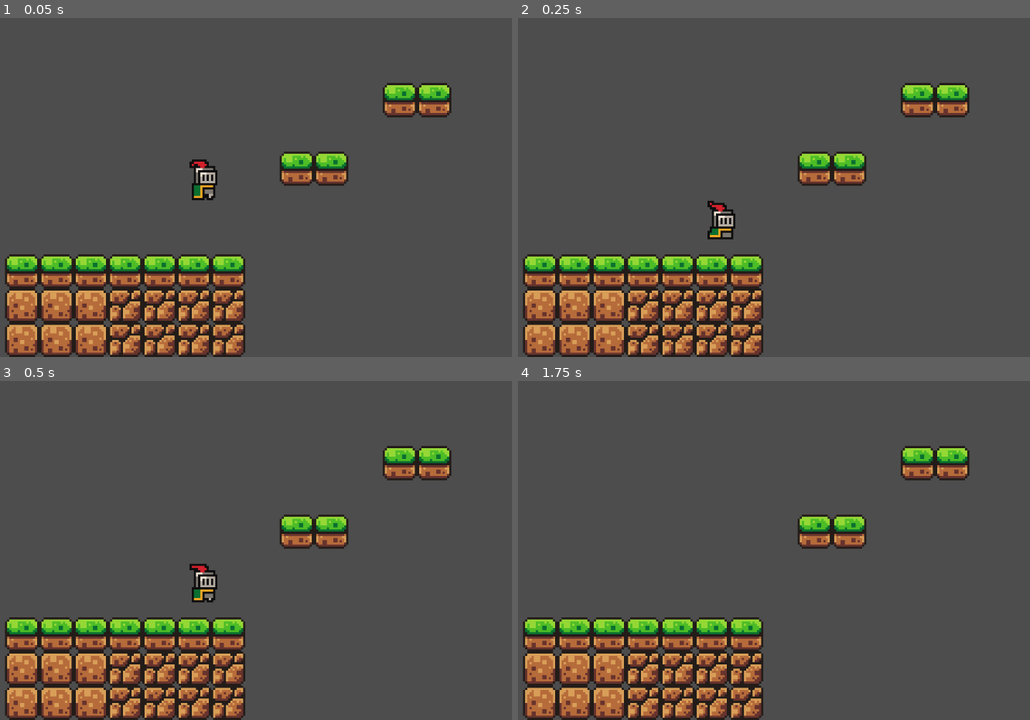
Above: before the commit, frames 1-4 (two rows, left to right).
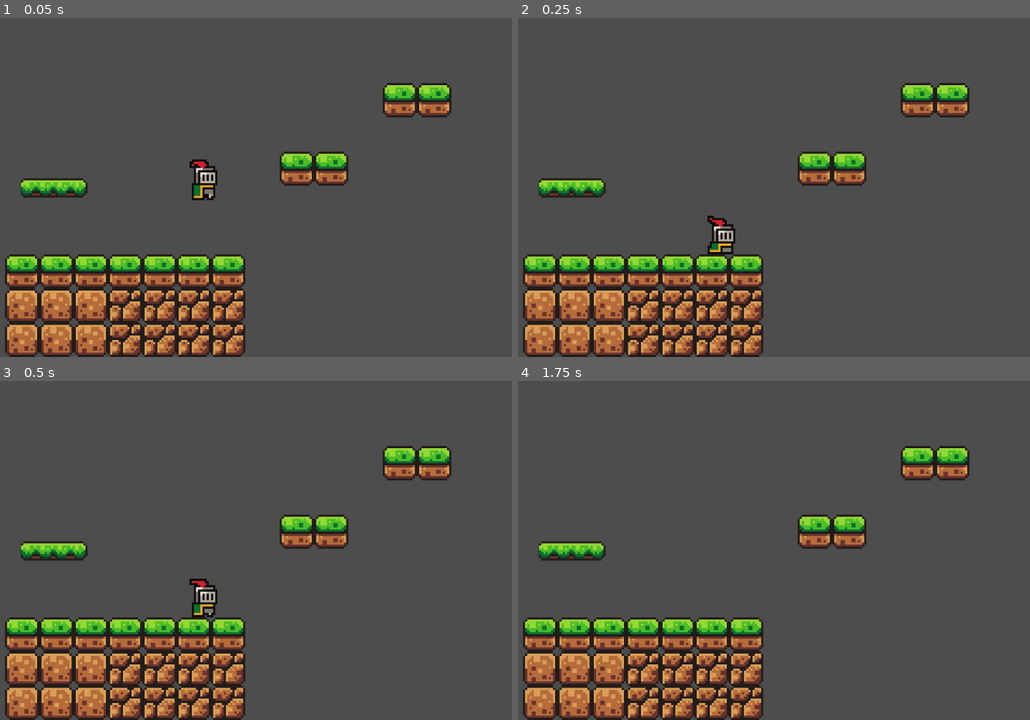
Above: after the commit, the same moments.

Repository: aldair-ai/my-first-godot-game
Game: Godot game, scene res://scenes/game.tscn
The game is run twice, just before and just after one commit, with the same random seed, the same clock (stepped at 60 frames per second) and the same inputs.
Inputs:
- Up to frame 1 (0.05 s): no input
- Up to frame 2 (0.25 s): no input
- Up to frame 3 (0.5 s): no input
- Up to frame 4 (1.75 s): tap Enter (ui_accept) at 0.5, 0.77, 1.52 s; hold Right (ui_right) from 0.53 s (still down)

The runs differ from the first frame. In frame 1, 0.7% of the frame differs, in the area x 4-18%, y 47-54%; in frame 2, 1.4%, in the area x 4-43%, y 47-70%; in frame 3, 1.4%; in frame 4, 0.7%.

Commit message:
feat: platform added

Diff:
--- a/scenes/game.tscn
+++ b/scenes/game.tscn
@@ -2,6 +2,7 @@
 
 [ext_resource type="PackedScene" uid="uid://b3ulpabg806oy" path="res://scenes/player.tscn" id="1_uwrxv"]
 [ext_resource type="Texture2D" uid="uid://c43u7jyywped" path="res://assets/sprites/world_tileset.png" id="2_yqjtg"]
+[ext_resource type="PackedScene" uid="uid://dbi7e4k5gyc0d" path="res://scenes/platform.tscn" id="3_lnu2h"]
 
 [sub_resource type="WorldBoundaryShape2D" id="WorldBoundaryShape2D_uwrxv"]
 
@@ -168,6 +169,44 @@
 physics_layer_0/collision_layer = 1
 sources/0 = SubResource("TileSetAtlasSource_lnu2h")
 
+[sub_resource type="Animation" id="Animation_lnu2h"]
+length = 0.001
+tracks/0/type = "value"
+tracks/0/imported = false
+tracks/0/enabled = true
+tracks/0/path = NodePath(".:position")
+tracks/0/interp = 1
+tracks/0/loop_wrap = true
+tracks/0/keys = {
+"times": PackedFloat32Array(0),
+"transitions": PackedFloat32Array(1),
+"update": 0,
+"values": [Vector2(276, 116)]
+}
+
+[sub_resource type="Animation" id="Animation_lbhrr"]
+resource_name = "move"
+length = 1.9
+loop_mode = 2
+tracks/0/type = "value"
+tracks/0/imported = false
+tracks/0/enabled = true
+tracks/0/path = NodePath(".:position")
+tracks/0/interp = 1
+tracks/0/loop_wrap = true
+tracks/0/keys = {
+"times": PackedFloat32Array(0, 1),
+"transitions": PackedFloat32Array(1, 1),
+"update": 0,
+"values": [Vector2(276, 116), Vector2(361, 80)]
+}
+
+[sub_resource type="AnimationLibrary" id="AnimationLibrary_iywne"]
+_data = {
+&"RESET": SubResource("Animation_lnu2h"),
+&"move": SubResource("Animation_lbhrr")
+}
+
 [node name="Game" type="Node2D" unique_id=2073773186]
 
 [node name="Player" parent="." unique_id=820864138 instance=ExtResource("1_uwrxv")]
@@ -180,9 +219,18 @@
 [node name="StaticBody2D" type="StaticBody2D" parent="." unique_id=1520321442]
 
 [node name="CollisionShape2D" type="CollisionShape2D" parent="StaticBody2D" unique_id=804782233]
-position = Vector2(44, 57)
+position = Vector2(42, 66)
 shape = SubResource("WorldBoundaryShape2D_uwrxv")
 
 [node name="TileMapLayer" type="TileMapLayer" parent="." unique_id=431927399]
 tile_map_data = PackedByteArray("AAD9/wUAAAAAAAEAAAD+/wUAAAAAAAEAAAD//wUAAAAAAAEAAAD9/wQAAAAAAAAAAAD+/wQAAAAAAAAAAAD//w …(880 unchanged characters)…
 tile_set = SubResource("TileSet_lbhrr")
+
+[node name="Platform" parent="." unique_id=1785505709 instance=ExtResource("3_lnu2h")]
+position = Vector2(-25, 33)
+
+[node name="Platform2" parent="." unique_id=1342900777 instance=ExtResource("3_lnu2h")]
+position = Vector2(276, 116)
+
+[node name="AnimationPlayer" type="AnimationPlayer" parent="Platform2" unique_id=893361745]
+libraries/ = SubResource("AnimationLibrary_iywne")
--- /dev/null
+++ b/scenes/platform.tscn
@@ -0,0 +1,18 @@
+[gd_scene format=3 uid="uid://dbi7e4k5gyc0d"]
+
+[ext_resource type="Texture2D" uid="uid://6fcaslxya7ak" path="res://assets/sprites/platforms.png" id="1_ba0x2"]
+
+[sub_resource type="RectangleShape2D" id="RectangleShape2D_s8bxr"]
+size = Vector2(29, 7)
+
+[node name="Platform" type="AnimatableBody2D" unique_id=1785505709]
+
+[node name="Sprite2D" type="Sprite2D" parent="." unique_id=1152449982]
+texture = ExtResource("1_ba0x2")
+region_enabled = true
+region_rect = Rect2(16.729073, 0, 31.507622, 8.767288)
+
+[node name="CollisionShape2D" type="CollisionShape2D" parent="." unique_id=1736976372]
+position = Vector2(-1, 0)
+shape = SubResource("RectangleShape2D_s8bxr")
+one_way_collision = true
--- a/scenes/player.tscn
+++ b/scenes/player.tscn
@@ -43,6 +43,7 @@
 radius = 6.0
 
 [node name="Player" type="CharacterBody2D" unique_id=820864138]
+z_index = 5
 script = ExtResource("1_g2els")
 
 [node name="AnimatedSprite2D" type="AnimatedSprite2D" parent="." unique_id=1100434366]
